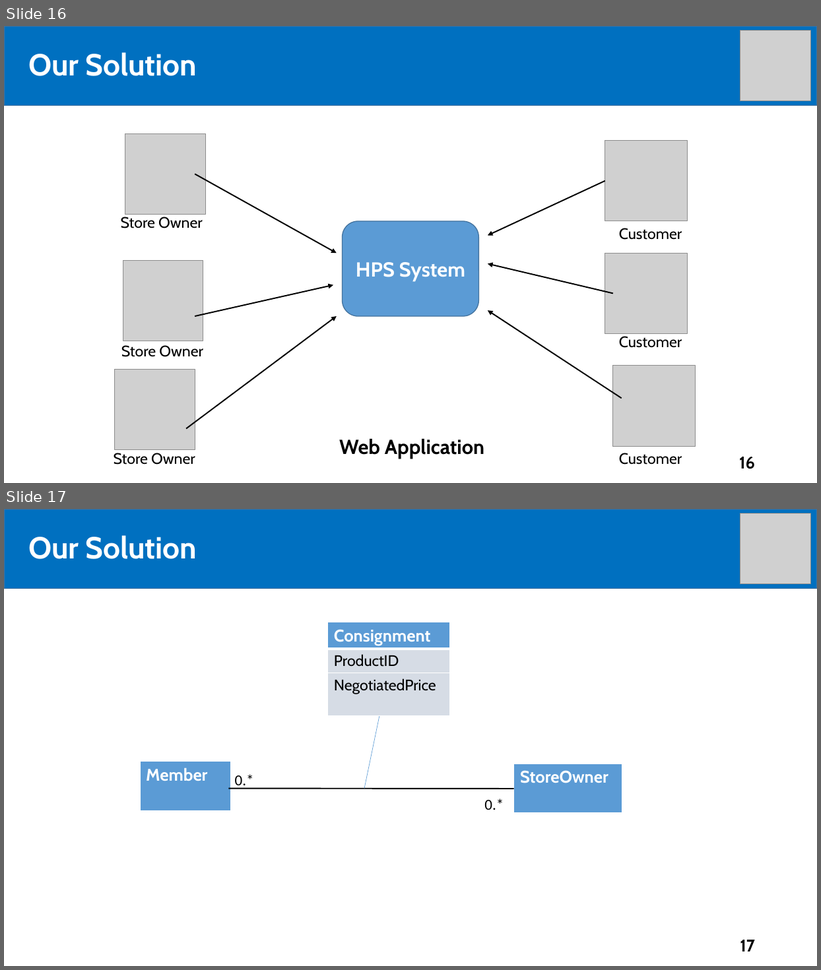
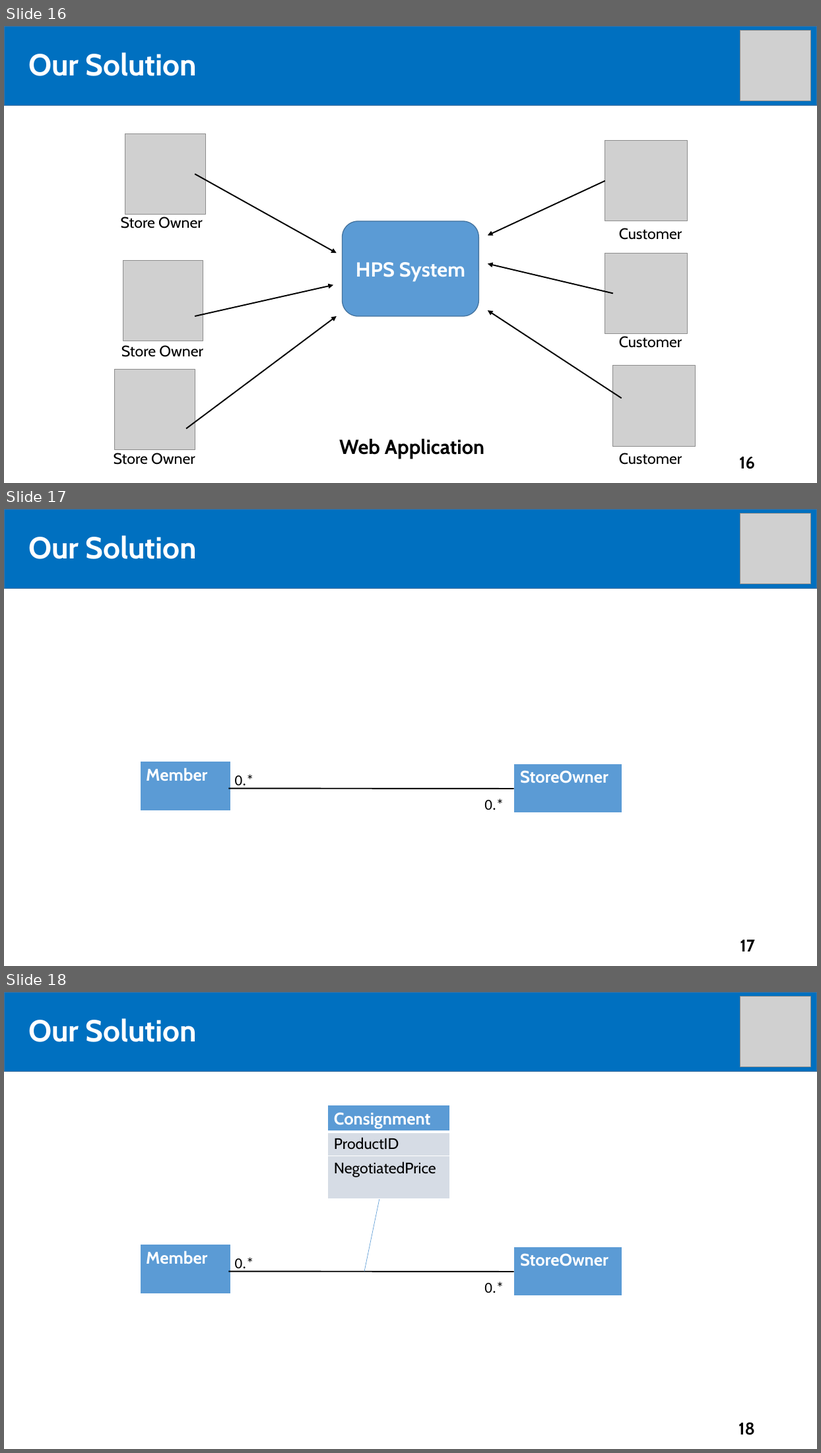
Before and after one commit to tiendan3108/CP, a slide deck: Source/Presentation/PreFinalPresentation.pptx. Shown one above the other, each under a label of ours: slides 16 and 17 before the commit, slides 16, 17 and 18 after it. The pictures are 821x970 and 821x1453 pixels, drawn with LibreOffice and Linux fonts; fonts in the diff are those of the drawing; grey boxes stand for pictures. Boxes give left, top, right and bottom in pixels: in the first picture for what was removed or moved away, otherwise in the second. Text is boxed around its words. In the diff, an @@ line names an element or a change of style, - is before the commit and + after.

```diff
--- a/Source/Presentation/PreFinalPresentation.pptx
+++ b/Source/Presentation/PreFinalPresentation.pptx
@@ slide 17 added at (4, 509, 817, 966), background #FFFFFF @@
@@ rectangle added at (4, 509, 817, 588), fill #0070C0, outline #43739E 1 pt @@
@@ picture added at (741, 513, 811, 584) @@
@@ text added at (28, 535, 197, 559), 36 pt, text #FFFFFF, bold @@
+Our Solution
@@ title added at (38, 542, 158, 559), 44 pt, text #FFFFFF, bold @@
+Outline
@@ table added at (140, 762, 231, 811), 1 rows, 1 columns @@
+Member
@@ table added at (514, 764, 622, 814), 1 rows, 1 columns @@
+StoreOwner
@@ text added at (235, 774, 254, 789), 18 pt, text #000000 @@
+0.*
@@ line added from (229, 788) to (514, 789), #000000 1.5 pt @@
@@ text added at (484, 799, 504, 810), 18 pt, text #000000 @@
+0.*
@@ page number added at (740, 940, 755, 952), 20 pt, text #000000, bold @@
+17
@@ what was slide 17 is now slide 18 @@
@@ page number at (739, 1422, 755, 1436): text changed @@
-17
+18
```
Also in this commit, not shown: 12 slides changed, 8 other slides added, 3 slides removed.
